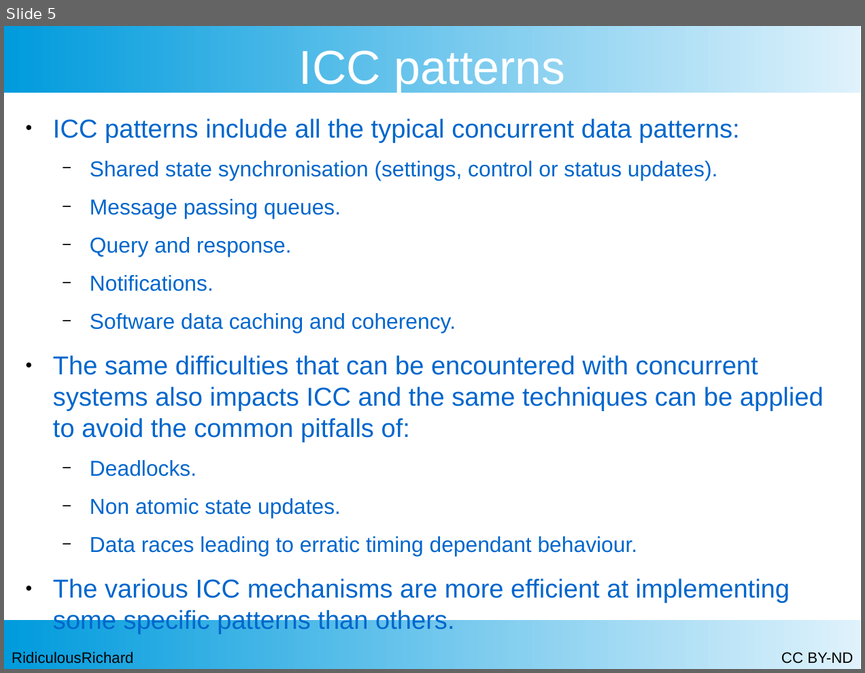
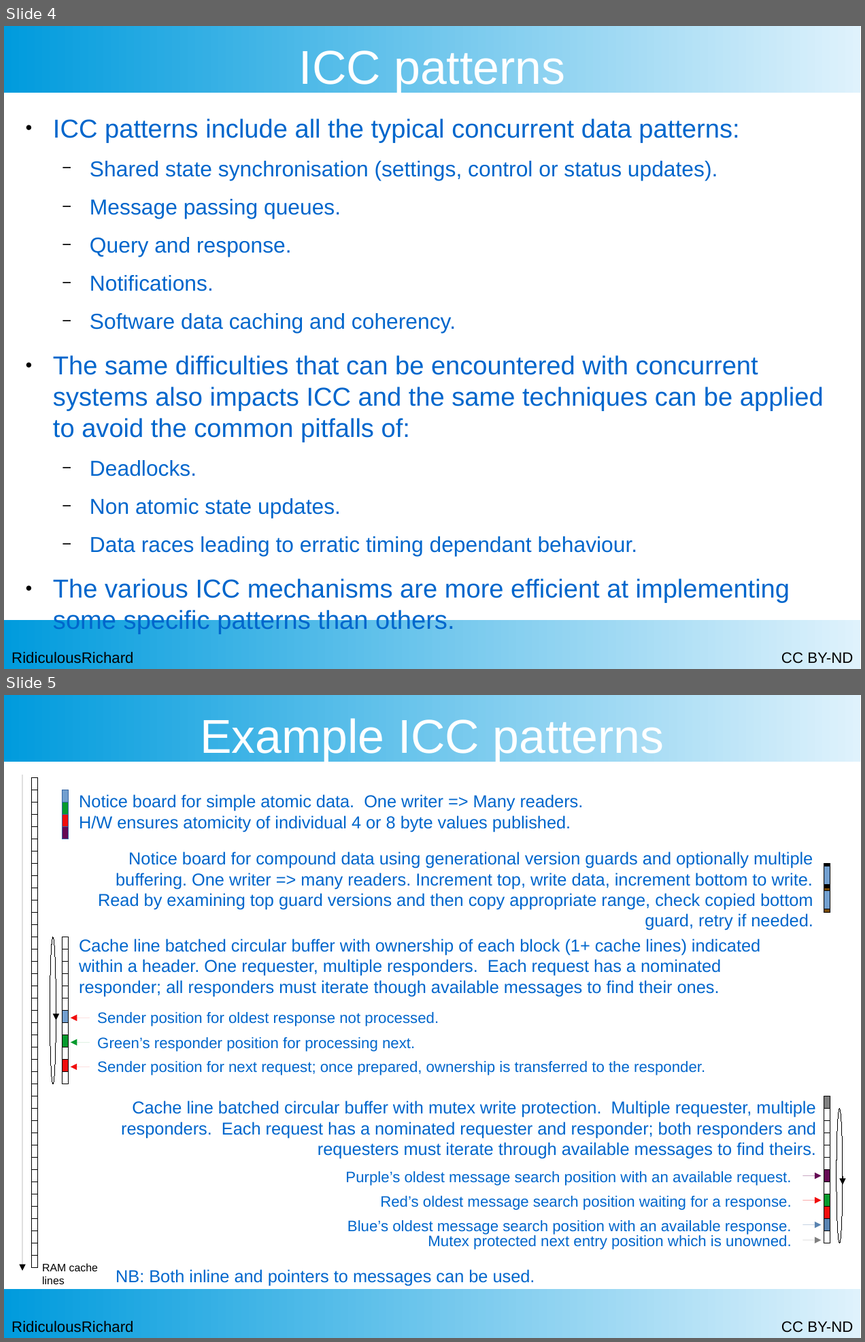
Before and after one commit to RidiculousRichard/presentations, a slide deck: Demystifying ICC.odp. Shown one above the other, each under a label of ours: slide 5 before the commit, slides 4 and 5 after it. The pictures are 865x673 and 865x1342 pixels, drawn with LibreOffice and Linux fonts; fonts in the diff are those of the drawing. Boxes give left, top, right and bottom in pixels: in the first picture for what was removed or moved away, otherwise in the second. Text is boxed around its words. In the diff, an @@ line names an element or a change of style, - is before the commit and + after.

Commit message:
Updated ICC presentation.

```diff
--- a/Demystifying ICC.odp
+++ b/Demystifying ICC.odp
@@ slide 5 added at <box>4,695,861,1338</box>, background #FFFFFF; not listed: 4 template elements that a slide beside it also shows @@
@@ title added at <box>200,718,664,762</box>, 44 pt, text #FFFFFF @@
+Example ICC patterns
@@ group added at <box>22,775,98,1284</box>: 40 rectangles, 1 arrow, 1 text @@
+RAM cache lines
@@ group added at <box>62,790,583,839</box>: 4 rectangles, 1 text @@
+Notice board for simple atomic data. One writer => Many readers.
+H/W ensures atomicity of individual 4 or 8 byte values published.
@@ group added at <box>98,851,830,930</box>: 6 rectangles, 1 text @@
+Notice board for compound data using generational version guards and optionally multiple buffering. One writer => many readers. Increment top, write data, increment bottom to write.
+Read by examining top guard versions and then copy appropriate range, check copied bottom guard, retry if needed.
@@ group added at <box>50,937,760,1084</box>: 12 rectangles, 4 texts, 4 arrows, 1 ellipse @@
+Cache line batched circular buffer with ownership of each block (1+ cache lines) indicated within a header. One requester, multiple responders. Each request has a nominated responder; all responders must iterate though available messages to find their ones.
+Sender position for oldest response not processed.
+Sender position for next request; once prepared, ownership is transferred to the responder.
+Green’s responder position for processing next.
@@ text added at <box>121,1100,816,1159</box>, 16 pt, text #0066CC @@
+Cache line batched circular buffer with mutex write protection. Multiple requester, multiple responders. Each request has a nominated requester and responder; both responders and requesters must iterate through available messages to find theirs.
@@ group added at <box>824,1096,843,1243</box>: 12 rectangles, 1 ellipse, 1 arrow @@
@@ text added at <box>345,1171,791,1185</box>, 14 pt, text #0066CC @@
+Purple’s oldest message search position with an available request.
@@ arrow added from (803, 1176) to (821, 1176), #650953 0 pt @@
@@ text added at <box>380,1195,791,1210</box>, 14 pt, text #0066CC @@
+Red’s oldest message search position waiting for a response.
@@ arrow added from (803, 1200) to (821, 1200), #F10D0C 0 pt @@
@@ text added at <box>347,1220,791,1234</box>, 14 pt, text #0066CC @@
+Blue’s oldest message search position with an available response.
@@ arrow added from (803, 1225) to (821, 1225), #5983B0 0 pt @@
@@ text added at <box>428,1235,791,1249</box>, 14 pt, text #0066CC @@
+Mutex protected next entry position which is unowned.
@@ arrow added from (803, 1240) to (821, 1240), #808080 0 pt @@
@@ text added at <box>116,1269,535,1286</box>, 16 pt, text #0066CC @@
+NB: Both inline and pointers to messages can be used.
@@ what was slide 5 is now slide 4 @@
```
